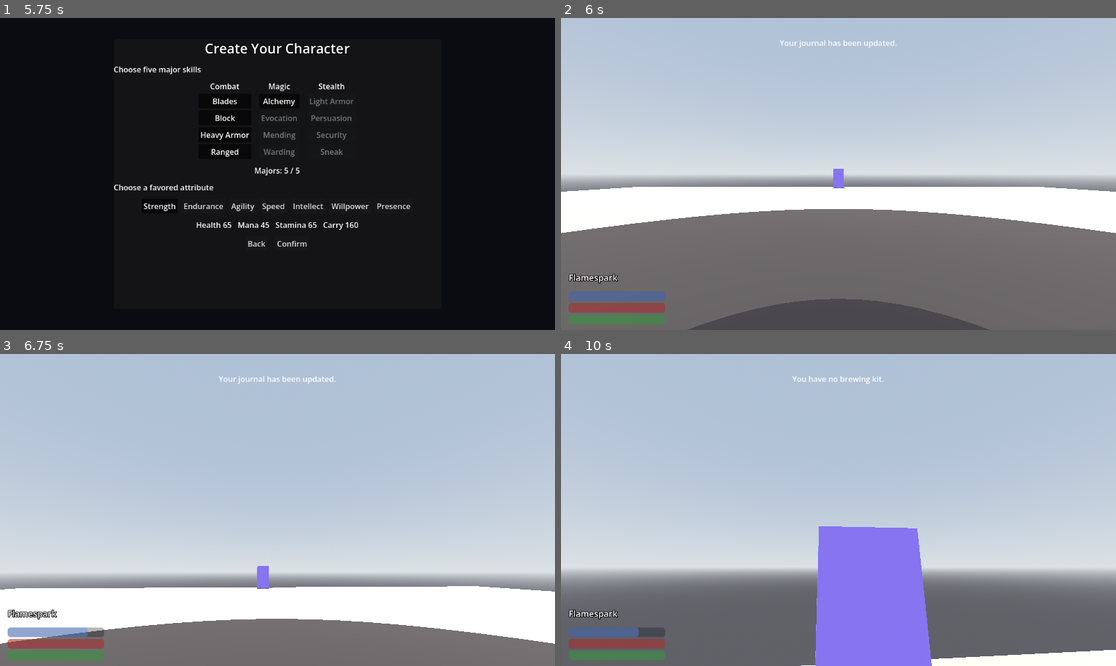
Above: before the commit, frames 1-4 (two rows, left to right).
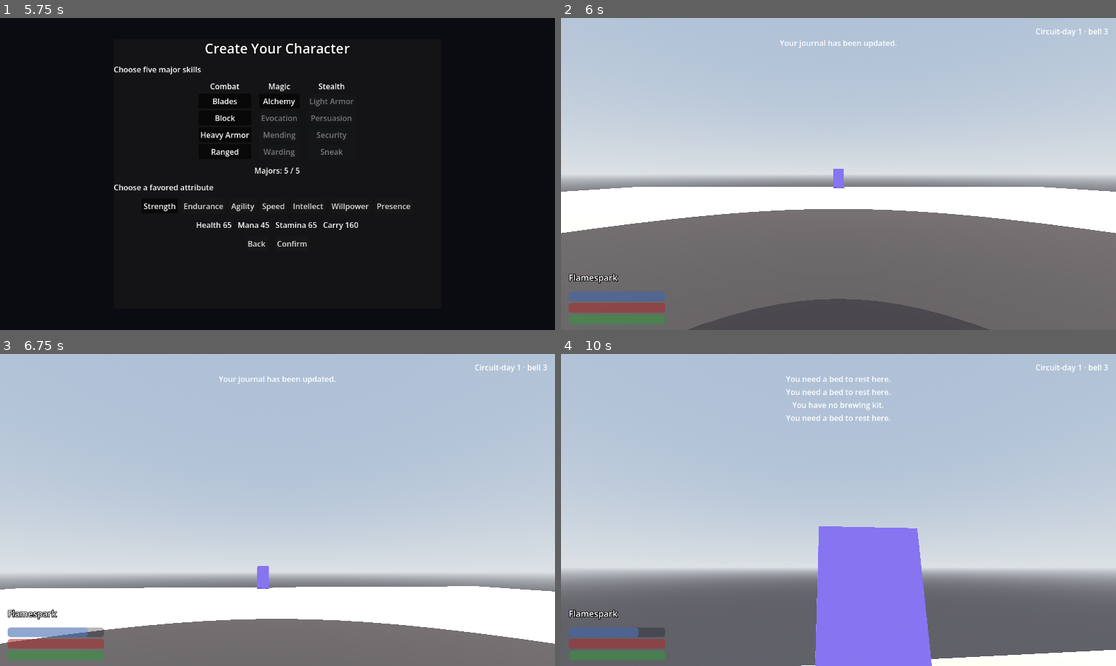
Above: after the commit, the same moments.

Repository: gatorpazz/open-world-game
Game: Godot game, scene res://scenes/ui/title_screen.tscn
The game is run twice, just before and just after one commit, with the same random seed, the same clock (stepped at 60 frames per second) and the same inputs.
Inputs (mouse positions are in pixels of both pictures, inside the frame that each line leads up to):
- Up to frame 1 (5.75 s): click "New Game" at 0.5 s; click "Blades" at 1.25 s; click "Block" at 2 s; click "Heavy Armor" at 2.75 s; click "Ranged" at 3.5 s; click "Alchemy" at 4.25 s; click "Strength" at 5 s
- Up to frame 2 (6 s): click "Confirm" at 5.75 s
- Up to frame 3 (6.75 s): tap Enter at 6.5 s; move the mouse to (305, 510) at 6.52 s; hold W (move_forward) from 6.53 s (still down); hold Right mouse button (cast) from 6.53 s (still down); click (305, 510) at 6.67 s
- Up to frame 4 (10 s): keep holding W (move_forward); tap Space (jump) at 6.77, 7.52, 9.02, 9.77 s; tap E (interact) at 6.8, 7.35, 9.05 s; move the mouse to (810, 510) at 7.27 s; release Right mouse button (cast) at 7.28 s; click (810, 510) at 7.42 s; tap T (rest, bound only after the commit) at 7.55, 9.8 s; move the mouse to (849, 503) at 8.02 s; hold T (rest, bound only after the commit) 8.03-8.78 s; click (849, 503) at 8.17 s; right-click (849, 503) at 8.3 s; move the mouse to (832, 516) at 8.77 s; click (832, 516) at 8.85 s; move the mouse to (877, 513) at 9.52 s; hold B (brew) from 9.53 s (still down); click (877, 513) at 9.67 s

Frame 1 is identical in both runs. In frame 2, 0.1% of the frame differs, in the area x 85-99%, y 3-6%; in frame 3, 0.1%; in frame 4, 0.6%, in the area x 40-99%, y 3-22%.

Commit message:
clock: rest and the bell readout
Spec 020 commit 5 (acceptance criterion 5): the rest system and the HUD
clock.

- Player.try_rest() gates wilderness rest — blocked by nearby danger
  (a hostile creature) and only in a wilderness scene (the wild_rest
  group); settlements need a bed. Player.rest() advances the clock by
  config.rest_bells and heals health + stamina by rest_heal_per_bell.
- RestPoint bed (StaticBody3D + Interactable) rests the player from any
  scene when safe — the settlement path, the StashContainer pattern.
- Creatures maintain a HOSTILE_GROUP via a state setter as they enter and
  leave CHASE/ATTACK, so hostiles_near() is a group query, not a reach
  into sibling creature state (signals-up, not down).
- HudClock: the bell + circuit-day readout, bound to Game.time_changed.
- Game.advance_time(bells) is the one clock-mutation API (rest calls it).
- Time tunables rest_bells / rest_heal_per_bell in balance_config; a rest
  input action (T).
- test_rest covers advance+heal, the wilderness/settlement/hostile gates,
  and the bed. rest_point.tscn added to the world-scene lint's prefab
  exclusions. 625 tests green.

Co-Authored-By: Claude Opus 4.8 (1M context) <noreply@anthropic.com>

Diff:
--- a/data/balance/balance_config.tres
+++ b/data/balance/balance_config.tres
@@ -49,6 +49,7 @@
 circuit_length = 9
 real_seconds_per_bell = 30.0
 rest_heal_per_bell = 8.0
+rest_bells = 8
 alchemy_yield_skill_step = 25
 alchemy_base_discovery = 1
 alchemy_discovery_step = 20
--- a/project.godot
+++ b/project.godot
@@ -103,6 +103,11 @@
 "events": [Object(InputEventKey,"resource_local_to_scene":false,"resource_name":"","device":-1,"window_id":0,"alt_press …(191 unchanged characters)…
 ]
 }
+rest={
+"deadzone": 0.2,
+"events": [Object(InputEventKey,"resource_local_to_scene":false,"resource_name":"","device":-1,"window_id":0,"alt_pressed":false,"shift_pressed":false,"ctrl_pressed":false,"meta_pressed":false,"pressed":false,"keycode":0,"physical_keycode":84,"key_label":0,"unicode":116,"location":0,"echo":false,"script":null)
+]
+}
 
 [layer_names]
 
--- a/scenes/player.tscn
+++ b/scenes/player.tscn
@@ -12,6 +12,7 @@
 [ext_resource type="PackedScene" path="res://scenes/ui/hud_notice.tscn" id="10_notice"]
 [ext_resource type="Script" path="res://scripts/magic/player_casting.gd" id="11_casting"]
 [ext_resource type="PackedScene" path="res://scenes/ui/hud_spell.tscn" id="12_spell"]
+[ext_resource type="PackedScene" path="res://scenes/ui/hud_clock.tscn" id="13_clock"]
 
 [sub_resource type="CapsuleShape3D" id="capsule"]
 radius = 0.35
@@ -88,4 +89,6 @@
 
 [node name="HudNotice" parent="HUD" instance=ExtResource("10_notice")]
 
+[node name="HudClock" parent="HUD" instance=ExtResource("13_clock")]
+
 [node name="DeathOverlay" parent="HUD" instance=ExtResource("9_death")]
--- /dev/null
+++ b/scenes/ui/hud_clock.tscn
@@ -0,0 +1,26 @@
+[gd_scene load_steps=2 format=3]
+
+[ext_resource type="Script" path="res://scripts/ui/hud_clock.gd" id="1_clock"]
+
+[node name="HudClock" type="Control"]
+layout_mode = 3
+anchors_preset = 15
+anchor_right = 1.0
+anchor_bottom = 1.0
+grow_horizontal = 2
+grow_vertical = 2
+mouse_filter = 2
+script = ExtResource("1_clock")
+
+[node name="Label" type="Label" parent="."]
+layout_mode = 1
+anchors_preset = 1
+anchor_left = 1.0
+anchor_right = 1.0
+offset_left = -224.0
+offset_top = 16.0
+offset_right = -16.0
+offset_bottom = 40.0
+grow_horizontal = 0
+text = "Circuit-day 1 · bell 3"
+horizontal_alignment = 2
--- /dev/null
+++ b/scenes/world/rest_point.tscn
@@ -0,0 +1,26 @@
+[gd_scene load_steps=5 format=3]
+
+[ext_resource type="Script" path="res://scripts/world/rest_point.gd" id="1_rest"]
+[ext_resource type="Script" path="res://scripts/interaction/interactable.gd" id="2_interactable"]
+
+[sub_resource type="BoxMesh" id="mesh_bed"]
+size = Vector3(1, 0.4, 2)
+
+[sub_resource type="BoxShape3D" id="shape_bed"]
+size = Vector3(1, 0.4, 2)
+
+[node name="RestPoint" type="StaticBody3D"]
+script = ExtResource("1_rest")
+
+[node name="Mesh" type="MeshInstance3D" parent="."]
+transform = Transform3D(1, 0, 0, 0, 1, 0, 0, 0, 1, 0, 0.2, 0)
+mesh = SubResource("mesh_bed")
+
+[node name="Collision" type="CollisionShape3D" parent="."]
+transform = Transform3D(1, 0, 0, 0, 1, 0, 0, 0, 1, 0, 0.2, 0)
+shape = SubResource("shape_bed")
+
+[node name="Interactable" type="Node3D" parent="."]
+script = ExtResource("2_interactable")
+display_name = "Bed"
+verb = &"rest"
--- a/scripts/combat/creature.gd
+++ b/scripts/combat/creature.gd
@@ -12,6 +12,9 @@
 
 const BALANCE_PATH := "res://data/balance/balance_config.tres"
 const CONTAINER_SCENE := preload("res://scenes/world/world_container.tscn")
+## Creatures hunting the player (CHASE/ATTACK) join this group so rest (spec 020)
+## can check for danger without any script reaching into creature state.
+const HOSTILE_GROUP := &"hostile"
 ## Line-of-sight rays test world geometry (layer 1) only.
 const LOS_MASK := 0b1
 ## Eye height for line-of-sight rays.
@@ -22,7 +25,8 @@
 @export var def: CreatureDef
 @export var config: BalanceConfig
 
-var state: State = State.IDLE
+var state: State = State.IDLE:
+	set = _set_state
 var health: float = 0.0
 ## The thing being hunted. Refreshed from Game.player when unset; tests
 ## assign it directly.
@@ -44,6 +48,16 @@
 	_home = global_position
 	hurt_box.hit_taken.connect(_on_hit_taken)
 	_enter_idle()
+
+
+## State setter: keeps the HOSTILE_GROUP membership in lockstep with the state,
+## so danger checks (spec 020 rest) are a group query, never a state reach-in.
+func _set_state(value: State) -> void:
+	state = value
+	if value == State.CHASE or value == State.ATTACK:
+		add_to_group(HOSTILE_GROUP)
+	else:
+		remove_from_group(HOSTILE_GROUP)
 
 
 func _physics_process(delta: float) -> void:
--- a/scripts/player.gd
+++ b/scripts/player.gd
@@ -12,6 +12,9 @@
 const BALANCE_PATH := "res://data/balance/balance_config.tres"
 ## How far in front of the player a dropped item lands.
 const DROP_DISTANCE := 1.0
+## Scenes in this group permit wilderness rest (spec 020); settlements do not
+## and need a bed (a RestPoint).
+const WILD_REST_GROUP := &"wild_rest"
 
 @export var speed := 6.0
 @export var jump_velocity := 4.8
@@ -37,6 +40,7 @@
 @onready var hud_bars: HudBars = $HUD/HudBars
 @onready var hud_notice: HudNotice = $HUD/HudNotice
 @onready var hud_spell: HudSpell = $HUD/HudSpell
+@onready var hud_clock: HudClock = $HUD/HudClock
 @onready var death_overlay: DeathOverlay = $HUD/DeathOverlay
 @onready var stats: StatsComponent = $Stats
 @onready var inventory_component: InventoryComponent = $Inventory
@@ -117,6 +121,38 @@
 
 func _on_brewing_panel_closed() -> void:
 	_brewing_panel = null
+
+
+## Rest attempt from the rest key (spec 020): the wilderness path. You may rest
+## in the open only where it is safe (no danger near) and only in a wilderness
+## scene (settlements need a bed — a RestPoint).
+func try_rest() -> void:
+	if hostiles_near():
+		show_notice(HudNotice.REST_ENEMIES_NEAR)
+		return
+	var world := get_parent()
+	if world == null or not world.is_in_group(WILD_REST_GROUP):
+		show_notice(HudNotice.REST_NEED_BED)
+		return
+	rest()
+
+
+## Passes a restful span (spec 020): advances the clock by config.rest_bells and
+## restores health + stamina. Called after the wilderness/bed gate passes; the
+## RestPoint bed calls it directly.
+func rest() -> void:
+	Game.advance_time(float(config.rest_bells))
+	var heal := config.rest_heal_per_bell * config.rest_bells
+	stats.apply_health_delta(heal)
+	stats.apply_stamina_delta(heal)
+	show_notice(HudNotice.RESTED)
+
+
+## Whether any creature is hunting the player (CHASE/ATTACK) — rest is blocked
+## while it is. Creatures maintain the HOSTILE_GROUP themselves as they change
+## state (signals-up, not a reach-in); the RestPoint bed checks this too.
+func hostiles_near() -> bool:
+	return not get_tree().get_nodes_in_group(Creature.HOSTILE_GROUP).is_empty()
 
 
 ## Spawns a dropped stack's single unit as a WorldItem just in front of the
@@ -176,6 +212,7 @@
 	detector.target_changed.connect(hud_prompt.set_target)
 	hud_bars.bind(stats)
 	hud_bars.bind_ward(combat)
+	hud_clock.bind()
 	refresh_notice()  # shows any notice carried in from the save
 	combat.died.connect(death_overlay.open)
 	casting.cast_failed.connect(_on_cast_failed)
@@ -208,6 +245,8 @@
 		toggle_sneak()
 	elif event.is_action_pressed("brew"):
 		open_brewing()
+	elif event.is_action_pressed("rest"):
+		try_rest()
 	elif event.is_action_pressed("quicksave"):
 		# Calls down into the sanctioned autoload's own mutation API (the
 		# TransitionDoor/DeathOverlay precedent); Game stays UI-free, so
--- a/scripts/resources/balance_config.gd
+++ b/scripts/resources/balance_config.gd
@@ -84,6 +84,9 @@
 @export var circuit_length: int = 9
 @export var real_seconds_per_bell: float = 30.0
 @export var rest_heal_per_bell: float = 8.0
+## How many bells a single rest passes (a full restful span; v1 has no duration
+## picker).
+@export var rest_bells: int = 8
 
 @export_group("Alchemy")
 ## Brewing (spec 022). A brew yields output_count + alchemy_skill /
--- a/scripts/systems/game.gd
+++ b/scripts/systems/game.gd
@@ -89,6 +89,15 @@
 		time_changed.emit(clock.get_day(), clock.get_bell())
 
 
+## Advances the clock by `bells` (spec 020 — rest; later fast-travel), emitting
+## time_changed so the HUD and scheduled NPCs update. Game owns the tick, so the
+## signal stays here and the _process dedup is kept consistent.
+func advance_time(bells: float) -> void:
+	clock.advance(bells, _config)
+	_last_bell = clock.get_bell()
+	time_changed.emit(clock.get_day(), clock.get_bell())
+
+
 ## Morrowind-style load-door transition. Deferred: it is triggered from
 ## interaction signal chains inside the very scene about to be freed.
 func change_scene(scene_path: String, spawn_point: StringName) -> void:
--- /dev/null
+++ b/scripts/ui/hud_clock.gd
@@ -0,0 +1,27 @@
+class_name HudClock
+extends Control
+## The bell + circuit-day readout on the player HUD (spec 020), bound to
+## Game.time_changed. Reads the clock; never mutates it.
+
+const BALANCE_PATH := "res://data/balance/balance_config.tres"
+
+var _config: BalanceConfig
+
+@onready var label: Label = $Label
+
+
+## Binds to the clock (the HudBars.bind precedent) — the player calls this once.
+func bind() -> void:
+	_config = load(BALANCE_PATH) as BalanceConfig
+	Game.time_changed.connect(_on_time_changed)
+	refresh()
+
+
+func _on_time_changed(_day: int, _bell: int) -> void:
+	refresh()
+
+
+func refresh() -> void:
+	label.text = (
+		"Circuit-day %d · bell %d" % [Game.clock.circuit_day(_config), Game.clock.get_bell()]
+	)
--- a/scripts/ui/hud_notice.gd
+++ b/scripts/ui/hud_notice.gd
@@ -20,6 +20,10 @@
 const OVERCAST := "You are overcast — the sky has your measure."
 ## Spec 022 — brewing needs the carried kit.
 const NO_BREWING_KIT := "You have no brewing kit."
+## Spec 020 — rest.
+const RESTED := "You rest, and wake the better for it."
+const REST_ENEMIES_NEAR := "You cannot rest with danger near."
+const REST_NEED_BED := "You need a bed to rest here."
 ## Spec 017 crime notices — the sneak stance toggle, a witnessed theft, and
 ## the locked/lockpick outcomes.
 const SNEAKING_ON := "Sneaking."
--- /dev/null
+++ b/scripts/world/rest_point.gd
@@ -0,0 +1,28 @@
+class_name RestPoint
+extends StaticBody3D
+## A bed (spec 020): interacting rests the player — passes a restful span and
+## heals — the settlement rest path (wilderness rest needs the open, via the
+## rest key). Blocked by nearby danger. The StashContainer world-station pattern.
+
+@export var display_name := "Bed"
+
+@onready var interactable: Interactable = $Interactable
+
+
+## Before the child Interactable's _ready assert: prompt name per instance.
+func _enter_tree() -> void:
+	($Interactable as Interactable).display_name = display_name
+
+
+func _ready() -> void:
+	interactable.interacted.connect(_on_interacted)
+
+
+func _on_interacted(by: Node) -> void:
+	var player := by as Player
+	if player == null:
+		return
+	if player.hostiles_near():
+		player.show_notice(HudNotice.REST_ENEMIES_NEAR)
+		return
+	player.rest()
--- /dev/null
+++ b/tests/scenes/test_rest.gd
@@ -0,0 +1,83 @@
+extends GutTest
+## Rest (spec 020, acceptance criterion 5): rest advances the clock + heals; the
+## rest key is gated by a wilderness scene and no hostiles; the bed RestPoint
+## rests in a settlement. Runs against the real Game.clock, saved and restored.
+
+const PLAYER_SCENE := preload("res://scenes/player.tscn")
+const CREATURE_SCENE := preload("res://scenes/creatures/creature.tscn")
+const REST_POINT_SCENE := preload("res://scenes/world/rest_point.tscn")
+const VAULT_RAT := preload("res://data/creatures/vault_rat.tres")
+const BALANCE_PATH := "res://data/balance/balance_config.tres"
+
+var _config: BalanceConfig
+var _game: Node
+var _saved_clock: WorldClock
+var _root: Node3D
+var _player: Player
+
+
+func before_each() -> void:
+	_config = load(BALANCE_PATH) as BalanceConfig
+	_game = get_node("/root/Game")
+	_saved_clock = _game.clock
+	_game.clock = WorldClock.new()
+	_root = Node3D.new()
+	add_child_autofree(_root)
+	_player = PLAYER_SCENE.instantiate()
+	_root.add_child(_player)
+
+
+func after_each() -> void:
+	_game.clock = _saved_clock
+
+
+func _total_bells() -> float:
+	return _game.clock.day * _config.bells_per_day + _game.clock.bell
+
+
+func _spawn_hostile() -> void:
+	var creature := CREATURE_SCENE.instantiate() as Creature
+	creature.def = VAULT_RAT
+	_root.add_child(creature)
+	creature.state = Creature.State.CHASE
+
+
+func test_rest_advances_the_clock_and_heals() -> void:
+	_player.stats.set_current_health(1.0)
+	var before := _total_bells()
+	_player.rest()
+	assert_almost_eq(
+		_total_bells(), before + _config.rest_bells, 0.001, "the clock advanced by a rest"
+	)
+	assert_gt(_player.stats.current_health, 1.0, "rest restored health")
+
+
+func test_rest_key_rests_in_the_wilderness() -> void:
+	_root.add_to_group(&"wild_rest")
+	_player.stats.set_current_health(1.0)
+	_player.try_rest()
+	assert_gt(_player.stats.current_health, 1.0, "wilderness rest with no danger heals")
+
+
+func test_rest_key_refused_in_a_settlement() -> void:
+	# _root is not in the wild_rest group — a settlement needs a bed.
+	_player.stats.set_current_health(1.0)
+	_player.try_rest()
+	assert_eq(_player.stats.current_health, 1.0, "no wilderness rest in a settlement")
+
+
+func test_rest_refused_with_a_hostile_near() -> void:
+	_root.add_to_group(&"wild_rest")
+	_spawn_hostile()
+	_player.stats.set_current_health(1.0)
+	_player.try_rest()
+	assert_true(_player.hostiles_near(), "a chasing creature is a hostile")
+	assert_eq(_player.stats.current_health, 1.0, "no rest while hunted")
+
+
+func test_the_bed_rests_the_player() -> void:
+	var bed := REST_POINT_SCENE.instantiate() as RestPoint
+	_root.add_child(bed)
+	_player.stats.set_current_health(1.0)
+	bed.interactable.interact(_player)
+	assert_gt(_player.stats.current_health, 1.0, "the bed rests even in a settlement")
--- a/tests/scenes/test_world_scenes.gd
+++ b/tests/scenes/test_world_scenes.gd
@@ -12,6 +12,7 @@
 	"hinged_door.tscn",
 	"journal_trigger.tscn",
 	"npc.tscn",
+	"rest_point.tscn",
 	"stash_container.tscn",
 	"transition_door.tscn",
 	"world_container.tscn",
Not shown: 1 places in scenes/player.tscn that only renumber resources
Not shown, added: scripts/ui/hud_clock.gd.uid
Not shown, added: scripts/world/rest_point.gd.uid
Not shown, added: tests/scenes/test_rest.gd.uid
